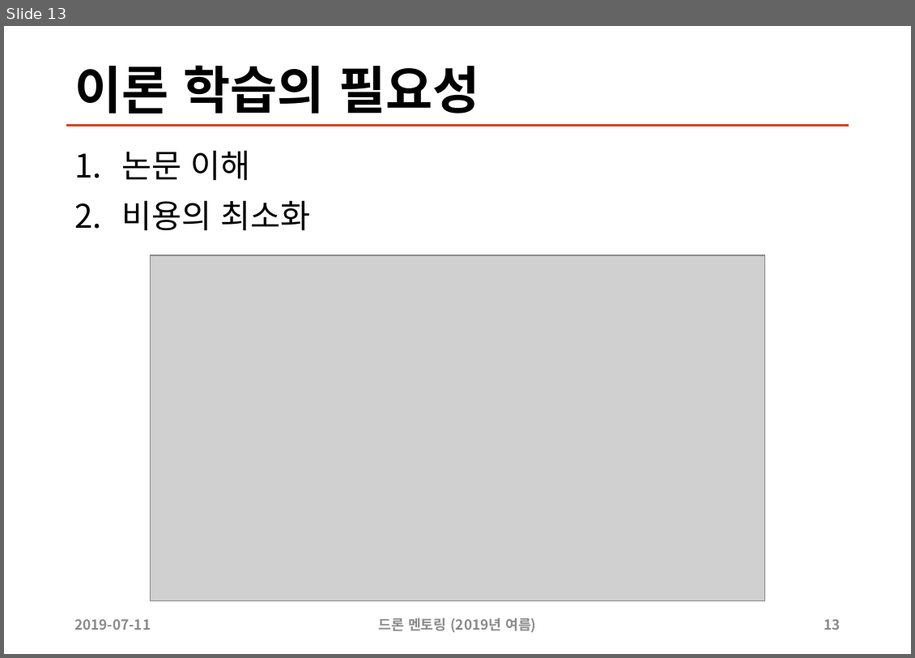
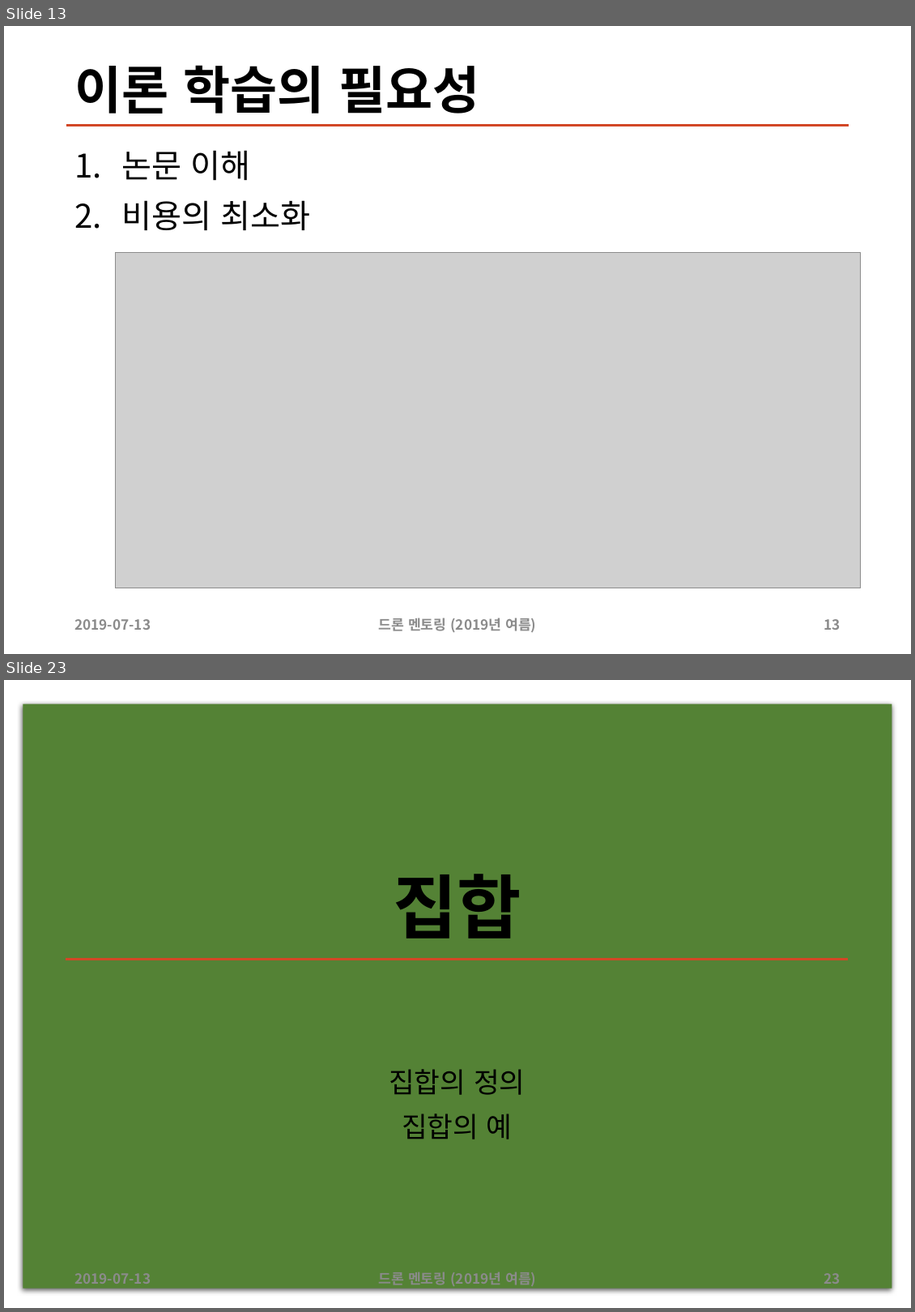
Before and after one commit to sunabove/drone_mentoring, a slide deck: 200 드론 멘토링 자율 비행 이론 V1.1.pptx. Shown one above the other, each under a label of ours: slide 13 before the commit, slides 13 and 23 after it; the slides between them are not shown. The pictures are 915x658 and 915x1312 pixels, drawn with LibreOffice and Linux fonts; fonts in the diff are those of the drawing; grey boxes stand for pictures. Boxes give left, top, right and bottom in pixels: in the first picture for what was removed or moved away, otherwise in the second. Text is boxed around its words. In the diff, an @@ line names an element or a change of style, - is before the commit and + after.

```diff
--- a/200 드론 멘토링 자율 비행 이론 V1.1.pptx
+++ b/200 드론 멘토링 자율 비행 이론 V1.1.pptx
@@ slide 23 added at (4, 680, 911, 1308), background #FFFFFF @@
@@ rectangle added at (23, 704, 893, 1289), fill #548235 @@
@@ title added at (393, 874, 522, 938), 60 pt, text #000000, bold @@
+집합
@@ line added from (66, 959) to (848, 959), #D24726 2 pt @@
@@ text added at (389, 1069, 525, 1139), 24 pt, text #000000 @@
+집합의 정의
+집합의 예
@@ slide 13 changed as well @@
@@ picture: place and size @@
-picture at (151, 255, 765, 600)
+picture at (116, 253, 861, 588)
@@ text at (74, 619, 151, 629): text changed @@
-2019-07-11
+2019-07-13
```
Also in this commit, not shown: 16 other slides changed, 13 other slides added, 52 other files.
